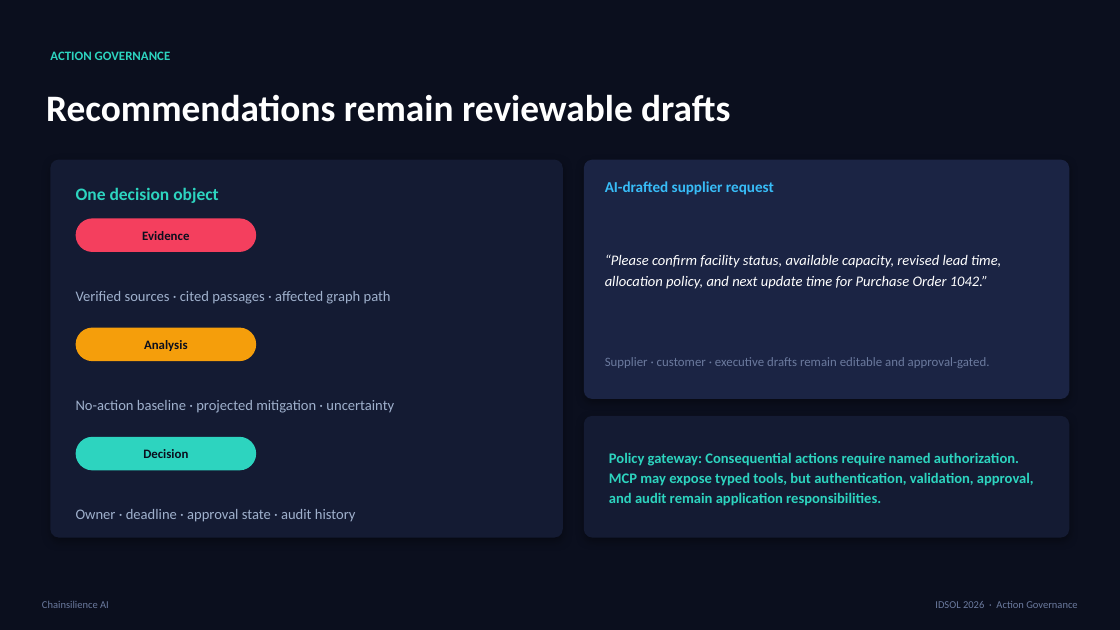
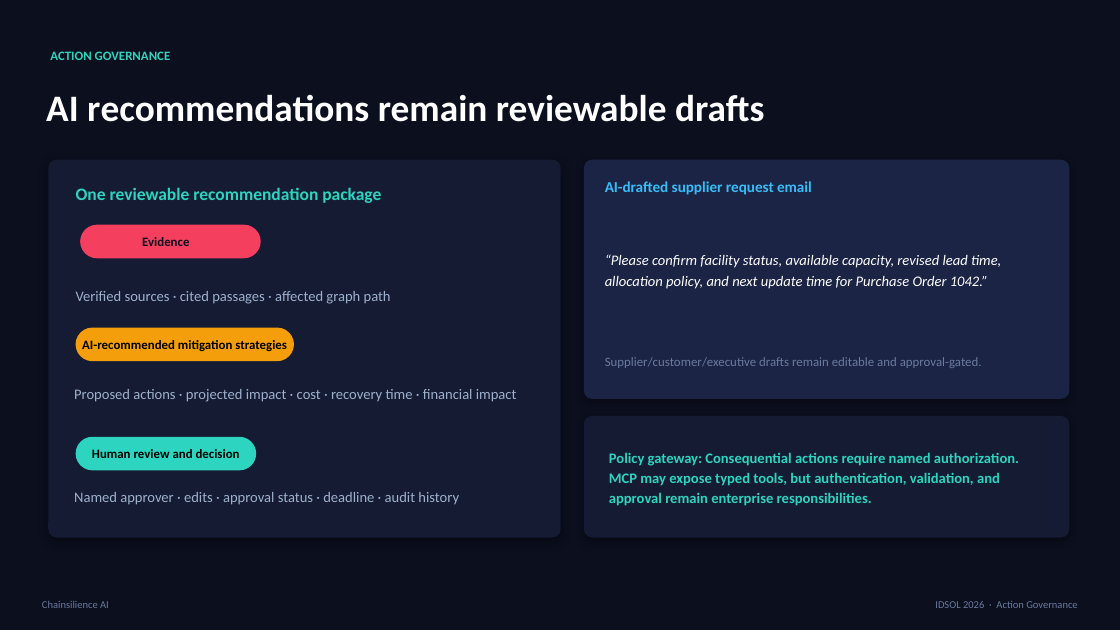
Before and after one commit to NoelVFX/Chainsilience-AI, a slide deck: slide 12 of Chainsilience_AI_IDSOL_2026_Pitch_Deck_Revised.pptx (slide 11 before the commit). Drawn at 1120x630 pixels with LibreOffice and Linux fonts; fonts in the diff are those of the drawing. Boxes give left, top, right and bottom in pixels: in the first picture for what was removed or moved away, otherwise in the second. Text is boxed around its words. In the diff, an @@ line names an element or a change of style, - is before the commit and + after.

```diff
--- a/Chainsilience_AI_IDSOL_2026_Pitch_Deck_Revised.pptx
+++ b/Chainsilience_AI_IDSOL_2026_Pitch_Deck_Revised.pptx
@@ text at (46, 94, 764, 122): text changed @@
-Recommendations remain reviewable drafts
+AI recommendations remain reviewable drafts
@@ text at (76, 187, 381, 203): text changed @@
-One decision object
+One reviewable recommendation package
@@ text at (605, 181, 812, 195): text changed @@
-AI-drafted supplier request
+AI-drafted supplier request email
@@ text "Evidence": place and size @@
-text "Evidence" at (142, 231, 189, 240)
+text "Evidence" at (142, 237, 189, 246)
@@ rounded rectangle: place and size @@
-rounded rectangle at (76, 218, 256, 252)
+rounded rectangle at (80, 224, 260, 258)
@@ rounded rectangle: place and size @@
-rounded rectangle at (76, 328, 256, 361)
+rounded rectangle at (76, 328, 294, 361)
@@ text at (82, 340, 287, 351): text changed; text colour #0B0F1E to #000000 @@
-Analysis
+AI-recommended mitigation strategies
@@ text at (605, 357, 982, 368): text changed @@
-Supplier · customer · executive drafts remain editable and approval-gated.
+Supplier/customer/executive drafts remain editable and approval-gated.
@@ text at (74, 389, 517, 402): text changed @@
-No-action baseline · projected mitigation · uncertainty
+Proposed actions · projected impact · cost · recovery time · financial impact
@@ text at (92, 449, 240, 458): text changed; text colour #0B0F1E to #000000 @@
-Decision
+Human review and decision
@@ text at (609, 452, 1019, 506): text changed @@
-Policy gateway: Consequential actions require named authorization. MCP may expose typed tools, but authentication, validation, approval, and audit remain application responsibilities.
+Policy gateway: Consequential actions require named authorization. MCP may expose typed tools, but authentication, validation, and approval remain enterprise responsibilities.
@@ text at (74, 492, 459, 505): text changed @@
-Owner · deadline · approval state · audit history
+Named approver · edits · approval status · deadline · audit history
```
Also in this commit, not shown: 12 other slides changed, 1 slide added, 20 other files.
